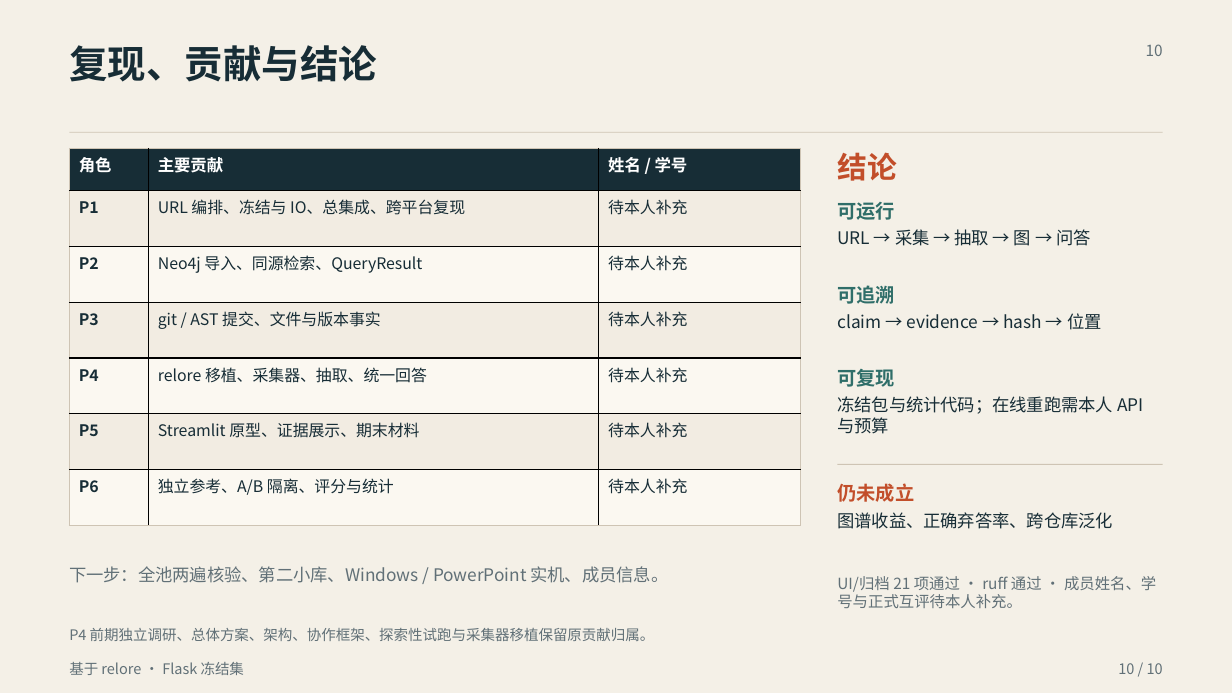
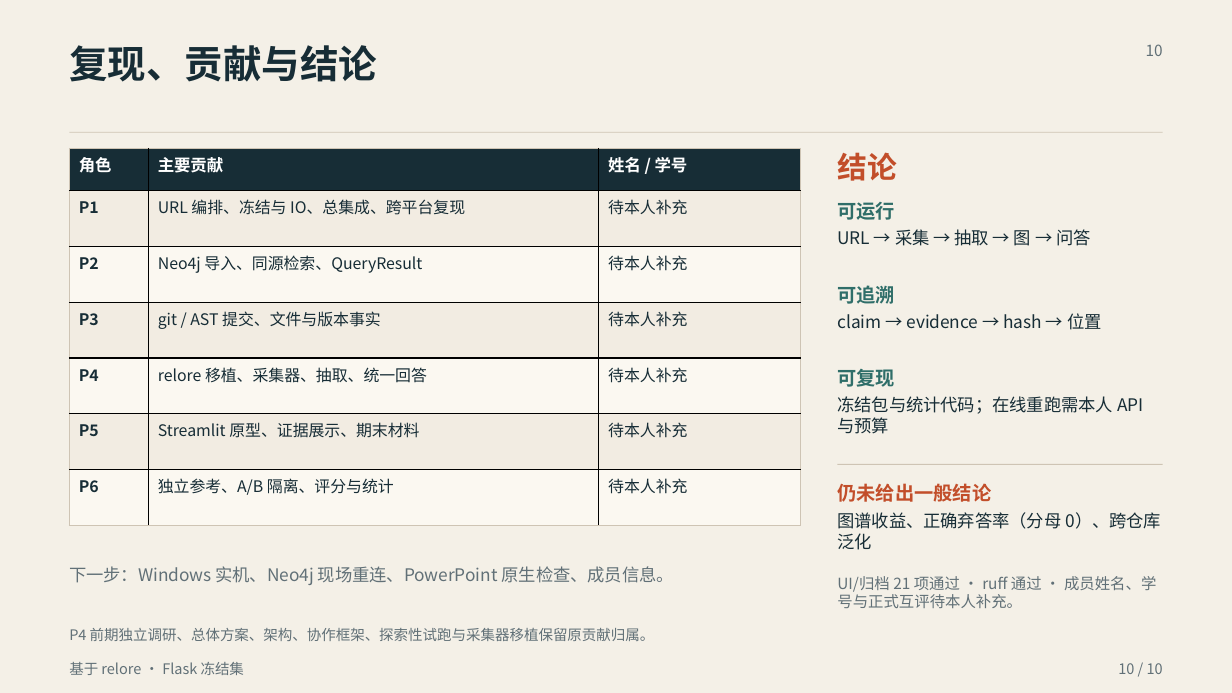
Before and after one commit to Charlie-Yong/relore-kg-archaeologist, a slide deck: slide 10 of demo/final/期末汇报_20261030最终版.pptx. Drawn at 1232x693 pixels with LibreOffice and Linux fonts; fonts in the diff are those of the drawing. Boxes give left, top, right and bottom in pixels: in the first picture for what was removed or moved away, otherwise in the second. Text is boxed around its words. In the diff, an @@ line names an element or a change of style, - is before the commit and + after.

```diff
--- a/demo/final/期末汇报_20261030最终版.pptx
+++ b/demo/final/期末汇报_20261030最终版.pptx
@@ text at (x1=837, y1=483, x2=991, y2=502): text changed @@
-仍未成立
+仍未给出一般结论
@@ text at (x1=837, y1=512, x2=1161, y2=550): text changed @@
-图谱收益、正确弃答率、跨仓库泛化
+图谱收益、正确弃答率（分母 0）、跨仓库泛化
@@ text at (x1=69, y1=566, x2=674, y2=585): text changed @@
-下一步：全池两遍核验、第二小库、Windows / PowerPoint 实机、成员信息。
+下一步：Windows 实机、Neo4j 现场重连、PowerPoint 原生检查、成员信息。
```
Also in this commit, not shown: 1 other slide changed, 10 other files.
